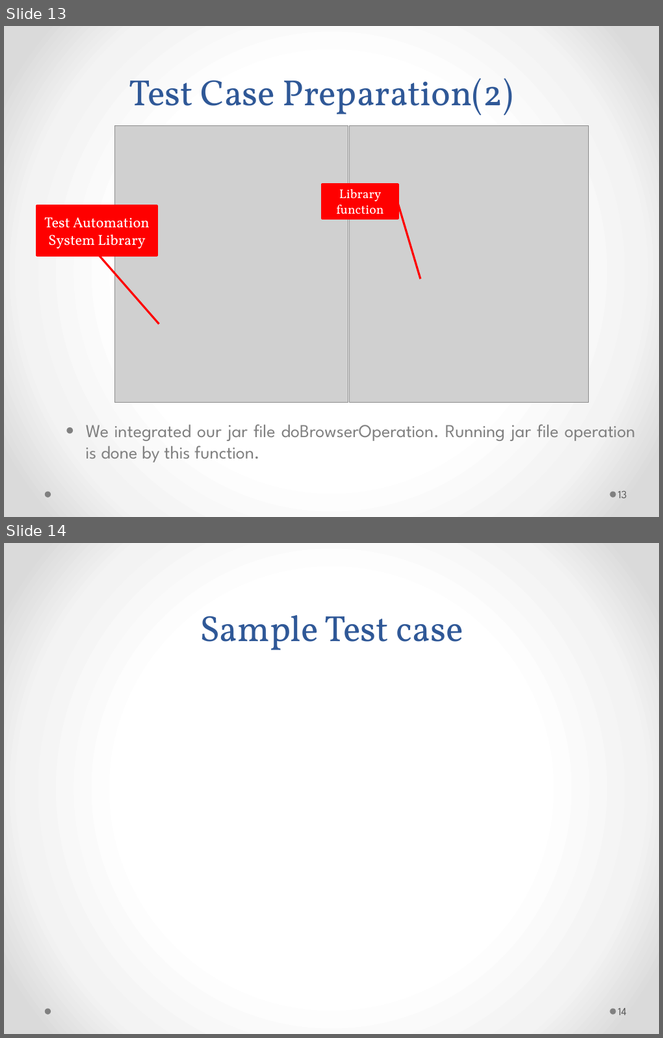
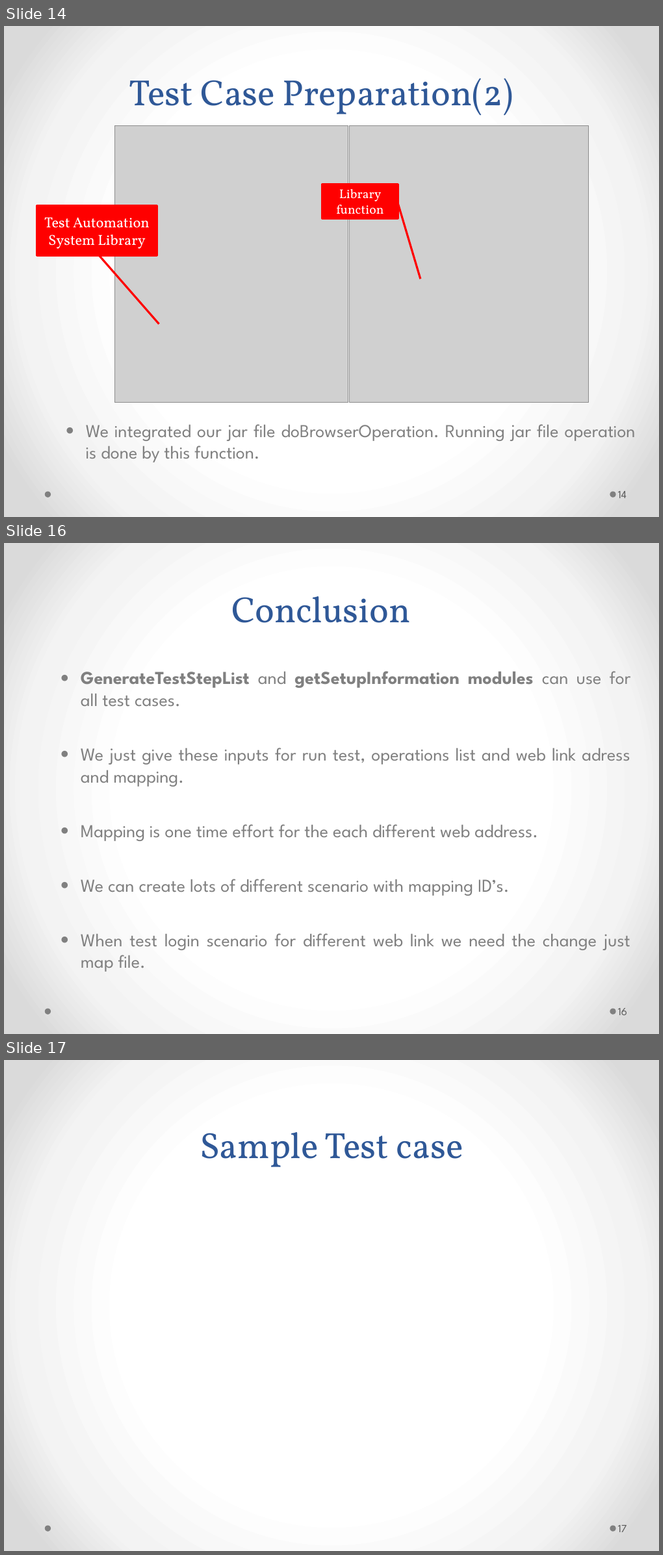
Before and after one commit to genehas/CENG552-SwTesting, a slide deck: jarFolder/CENG552Presentation.pptx. Shown one above the other, each under a label of ours: slides 13 and 14 before the commit, slides 14, 16 and 17 after it; the slides between them are not shown. The pictures are 663x1038 and 663x1555 pixels, drawn with LibreOffice and Linux fonts; fonts in the diff are those of the drawing; grey boxes stand for pictures. Boxes give left, top, right and bottom in pixels: in the first picture for what was removed or moved away, otherwise in the second. Text is boxed around its words. In the diff, an @@ line names an element or a change of style, - is before the commit and + after.

Commit message:
Browser Operations Junit Test added.

```diff
--- a/jarFolder/CENG552Presentation.pptx
+++ b/jarFolder/CENG552Presentation.pptx
@@ slide 16 added at [4, 543, 659, 1034], background gradient #FFFFFF to #F4F4F4 to #DADADA; not listed: 2 template elements that a slide beside it also shows @@
@@ title added at [232, 596, 410, 623], 40 pt, text #2F5897 @@
+Conclusion
@@ text added at [81, 671, 631, 968], 20 pt, text #808080 @@
+  ● GenerateTestStepList and getSetupInformation modules can use for all test cases.
+  ● We just give these inputs for run test, operations list and web link adress and mapping.
+  ● Mapping is one time effort for the each different web address.
+  ● We can create lots of different scenario with mapping ID’s.
+  ● When test login scenario for different web link we need the change just map file.
@@ page number added at [618, 1008, 627, 1016], 12 pt, text #595959 @@
+16
@@ what was slide 13 is now slide 14 @@
@@ page number at [618, 491, 627, 499]: text changed @@
-13
+14
@@ what was slide 14 is now slide 17 @@
@@ page number at [618, 1525, 627, 1533]: text changed @@
-14
+17
```
Also in this commit, not shown: 2 slides changed, 2 other slides added, 11 other files.
